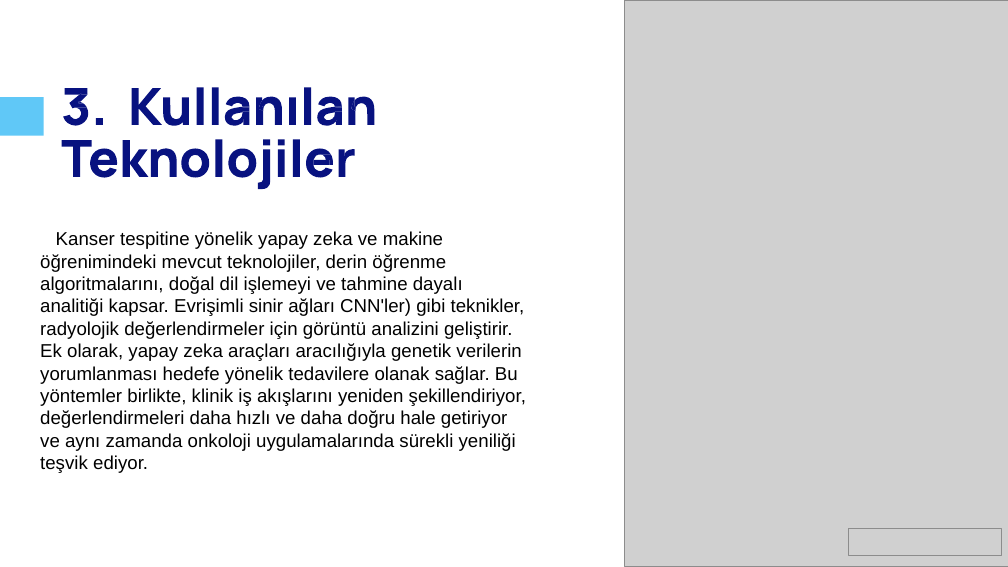
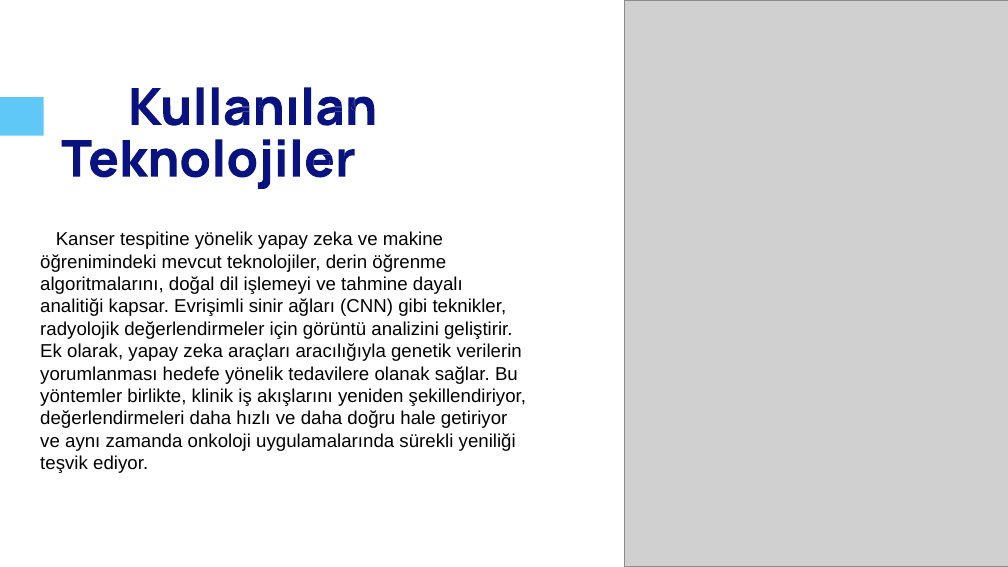
Before and after one commit to kadiryildiz283/Sigmoid-function-for-prediction-cancer, a slide deck: slide 4 of ai-and-machine-learning-in-cancer-detection.pptx. Drawn at 1008x567 pixels with LibreOffice and Linux fonts; fonts in the diff are those of the drawing; grey boxes stand for pictures. Boxes give left, top, right and bottom in pixels: in the first picture for what was removed or moved away, otherwise in the second. Text is boxed around its words. In the diff, an @@ line names an element or a change of style, - is before the commit and + after.

```diff
--- a/ai-and-machine-learning-in-cancer-detection.pptx
+++ b/ai-and-machine-learning-in-cancer-detection.pptx
@@ freeform shape removed at box(63, 88, 88, 126) @@
@@ freeform shape removed at box(96, 118, 103, 125) @@
@@ text at box(40, 298, 507, 316): text changed @@
-analitiği kapsar. Evrişimli sinir ağları CNN'ler) gibi teknikler,
+analitiği kapsar. Evrişimli sinir ağları (CNN) gibi teknikler,
@@ picture removed at box(849, 529, 1001, 556) @@
```
Also in this commit, not shown: 4 other slides changed.
